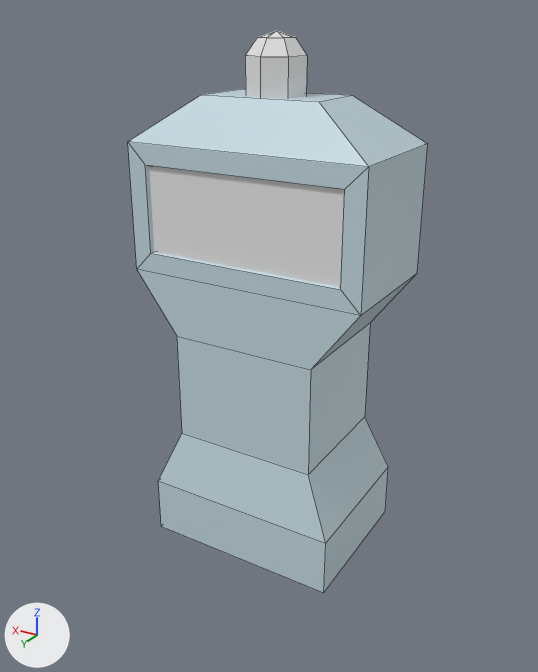
The Blender file Assets/Models/Blend/Evan Concepts/Status Light.blend, before and after one commit.
The view is the same before and after, from a 50 mm camera at (-1.46, 2.49, 2.16) aimed at (-0.05, 0.14, 0.98). The axes (+X, +Y, +Z) are drawn at lower left. The lights are the same throughout. Mesh edges are drawn as thin lines.

Before the edit, the objects in view are built like this:
```python
me_cube_001 = bpy.data.meshes.new('Cube.001')
me_cube_001.from_pydata(...)  # 74 vertices, 59 faces; spans x -0.5..0.5, y -0.32..0.32, z -0.01..2.11
# faces by material slot: [34, 1, 1, 1, 1, 21]
me_cube_001.materials.append(mat_material)  # picture img_blender_palette_png_001
me_cube_001.materials.append(mat_dock_indicator)  # green #87e77b
me_cube_001.materials.append(mat_fuel_indicator)  # yellow #e7d775
me_cube_001.materials.append(mat_terrain_indicator)  # red #e75056
me_cube_001.materials.append(mat_glass)  # white #e7e7e7
me_cube_001.materials.append(mat_status_light)  # white #e7e7e7
ob_status_light = bpy.data.objects.new('Status Light', me_cube_001)
ob_status_light.location = (0.0, 0.0, 0.0)
```
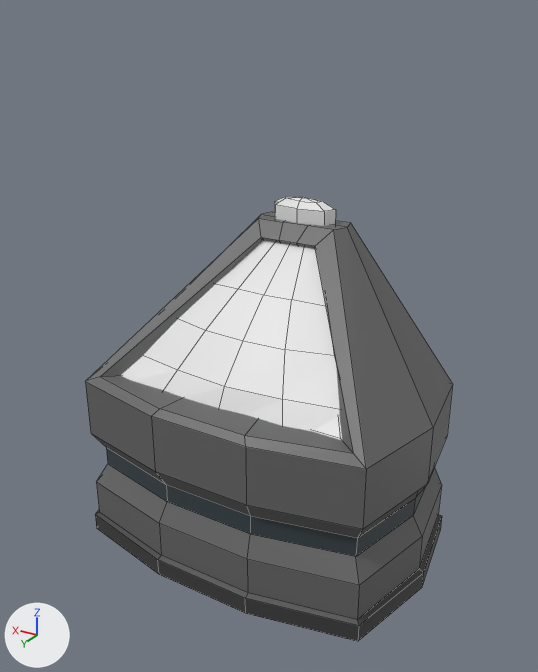
The change, as a list of edits to the scene's bpy script:
```text
Change me_cube_001:
    used by ob_status_light; location = (0.0, 0.0, 0.0)
    remove me_cube_001.from_pydata(...)  # 74 vertices, 59 faces; spans x -0.5..0.5, y -0.32..0.32, z -0.01..2.11
    add me_cube_001.from_pydata(...)  # 167 vertices, 142 faces; spans x -0.76..0.76, y -0.31..0.59, z 0.0..1.47
    me_cube_001 part 1: the loose piece of 22 vertices spanning x -0.11..0.11, y -0.1..0.11, z 1.87..2.11 is scaled about its middle by (1.31, 0.476, 0.476), then moved by (0.0, -0.23, -0.58)
    me_cube_001 part 2: the loose piece of 36 vertices spanning x -0.5..0.5, y -0.32..0.32, z -0.01..1.89 is rebuilt with 108 vertices and now spans x -0.76..0.76, y -0.31..0.59, z 0.0..1.37
    me_cube_001 part 3: a new loose piece of 25 vertices spanning x -0.61..0.61, y -0.12..0.46, z 0.71..1.3, in mat_glass (white #e7e7e7)
    me_cube_001 part 4: the loose piece of 4 vertices spanning x -0.44..0.44, y 0.26, z 1.26..1.65 is deleted
```

What differs and where, as boxes [x1, y1, x2, y2] in the pictures (538 x 672 px; the box of a moved part takes in the faces that stretch with it):
'Status Light', reshaped (23% wider, 21% shorter)
    before: [128, 30, 428, 593]
    after: [85, 197, 453, 642]
part 1 of me_cube_001, moved or reshaped
    before: [245, 30, 307, 98]
    after: [275, 197, 336, 226]
part 2 of me_cube_001, rebuilt (23% wider, 15% shorter)
    before: [128, 89, 428, 593]
    after: [85, 212, 453, 642]
part 3 of me_cube_001, added
    after: [121, 240, 342, 440]
part 4 of me_cube_001, deleted
    before: [149, 166, 344, 287]
